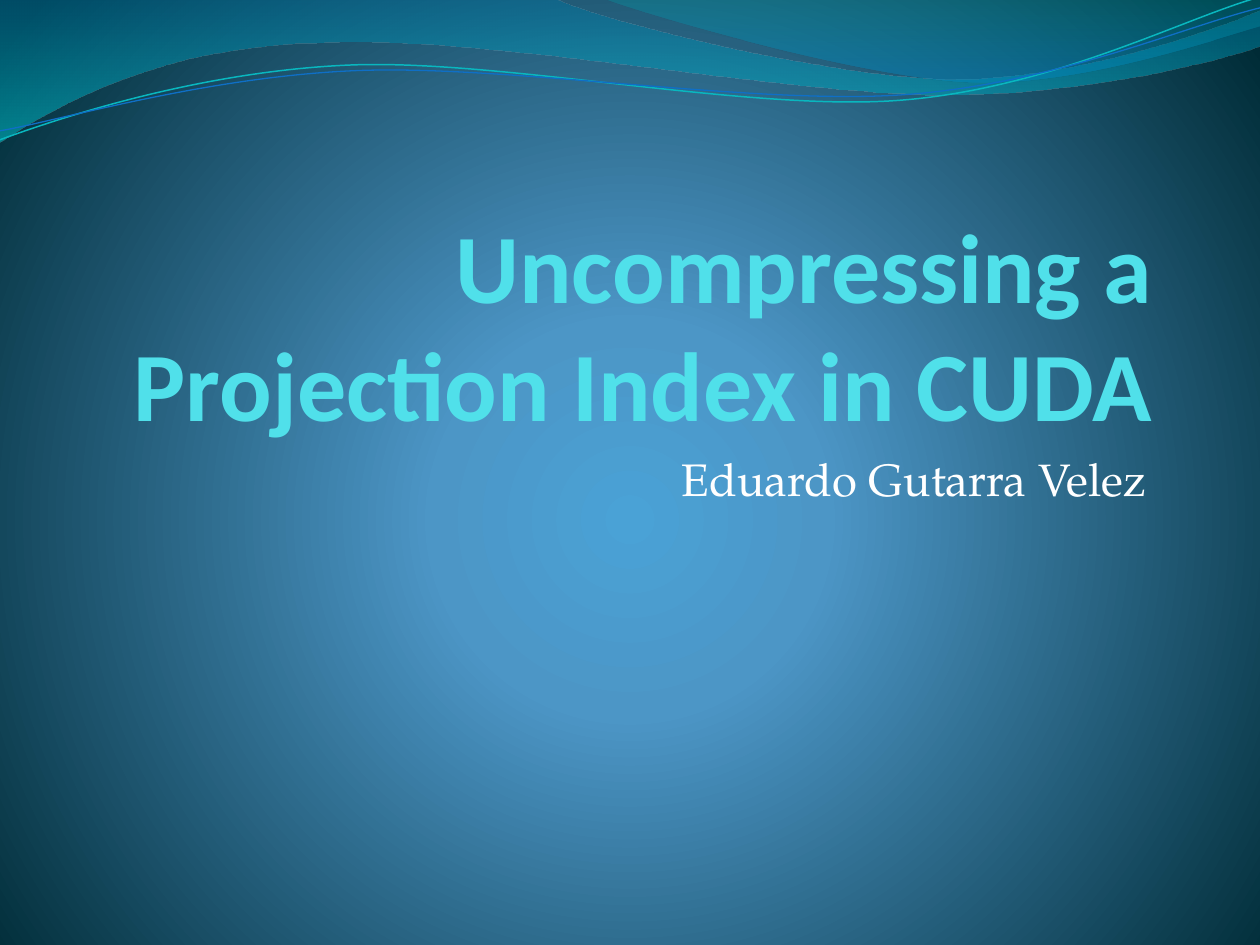
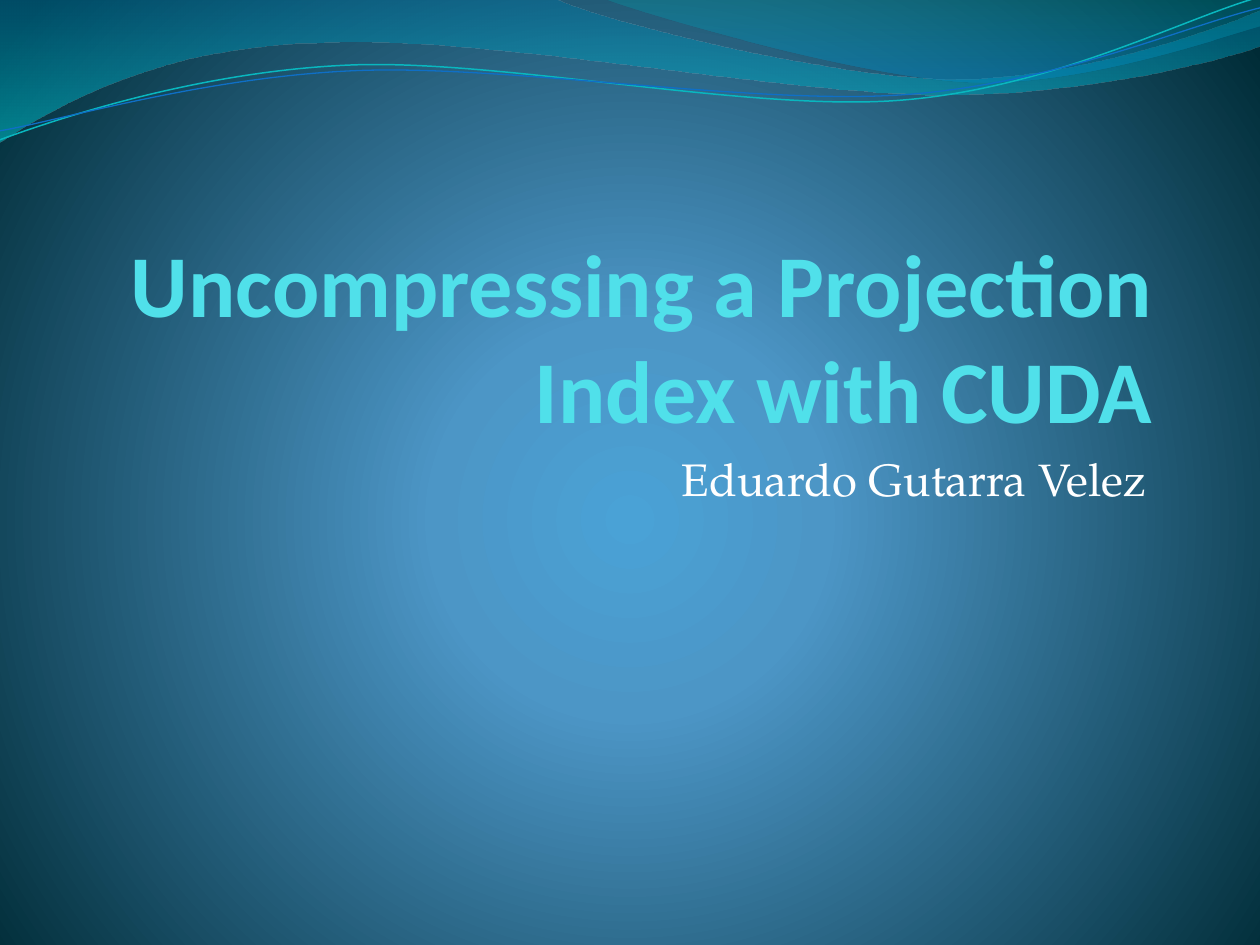
Before and after one commit to edvelezg/unb-pdp2, a slide deck: slide 1 of Project/InterimPresentation.pptx. Drawn at 1260x945 pixels with LibreOffice and Linux fonts; fonts in the diff are those of the drawing. Boxes give left, top, right and bottom in pixels: in the first picture for what was removed or moved away, otherwise in the second. Text is boxed around its words. In the diff, an @@ line names an element or a change of style, - is before the commit and + after.

```diff
--- a/Project/InterimPresentation.pptx
+++ b/Project/InterimPresentation.pptx
@@ title at [131, 243, 1152, 424]: text changed; size 56 to 50.4 pt @@
-Uncompressing a Projection Index in CUDA
+Uncompressing a Projection Index with CUDA
```
Also in this commit, not shown: 5 other slides changed, 13 slides added, 2 slides removed.
